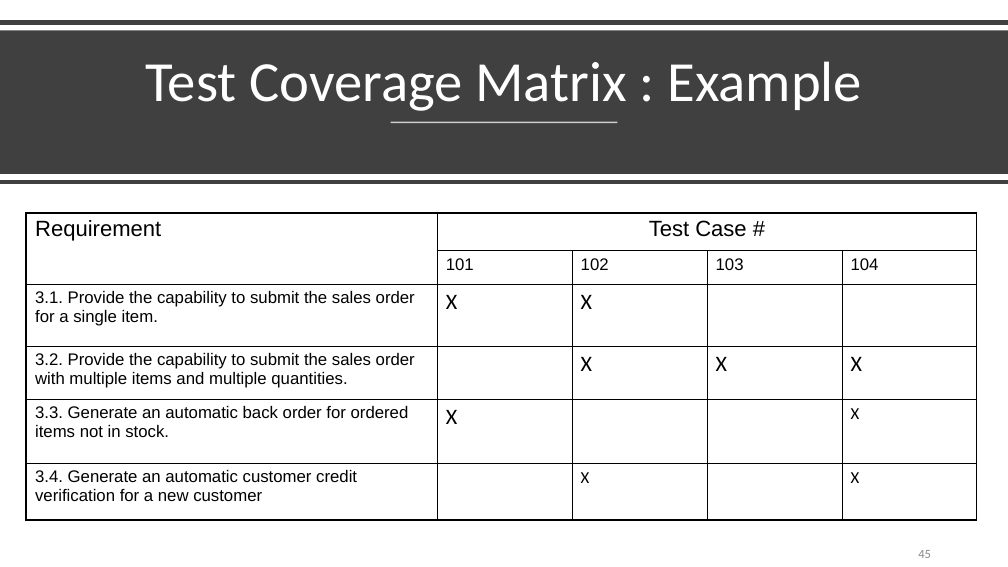
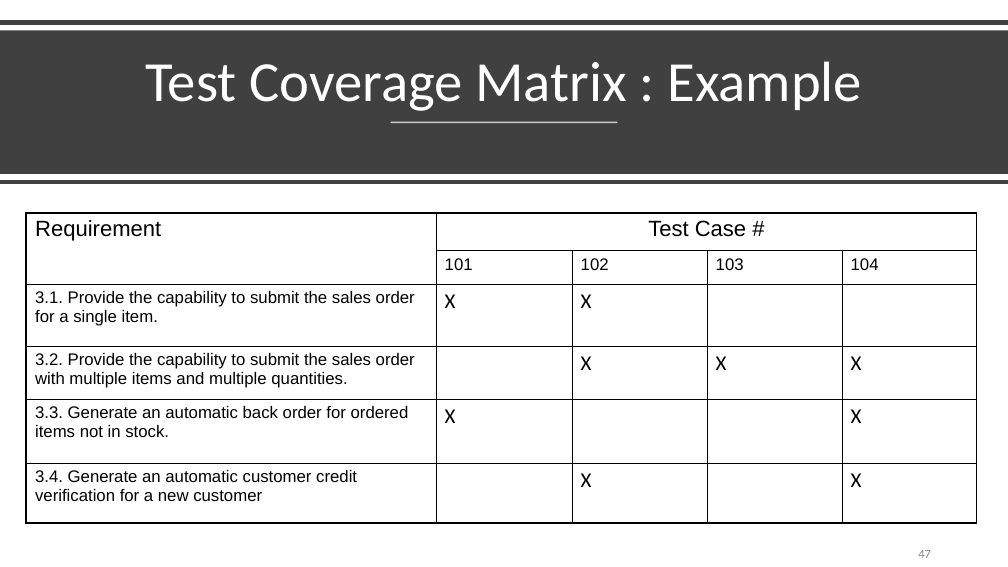
Before and after one commit to kthanasi-git/SW_Engineering, a slide deck: slide 47 of SOFTWARE ENGINEERING/SLIDES/18-Risk Management.pptx (slide 45 before the commit). Drawn at 1008x567 pixels with LibreOffice and Linux fonts; fonts in the diff are those of the drawing. Boxes give left, top, right and bottom in pixels: in the first picture for what was removed or moved away, otherwise in the second. Text is boxed around its words. In the diff, an @@ line names an element or a change of style, - is before the commit and + after.

```diff
--- a/SOFTWARE ENGINEERING/SLIDES/18-Risk Management.pptx
+++ b/SOFTWARE ENGINEERING/SLIDES/18-Risk Management.pptx
@@ table at <box>26,212,979,529</box> @@
@@ size 21 to 20 pt in "X", "X", "X", "X" and 2 more places @@
@@ size 16 to 20 pt in "X", "X", "X" @@
@@ less space between paragraphs @@
@@ page number at <box>918,550,931,558</box>: text changed @@
-45
+47
```
Also in this commit, not shown: 9 other slides changed, 2 slides added, 13 other files.
